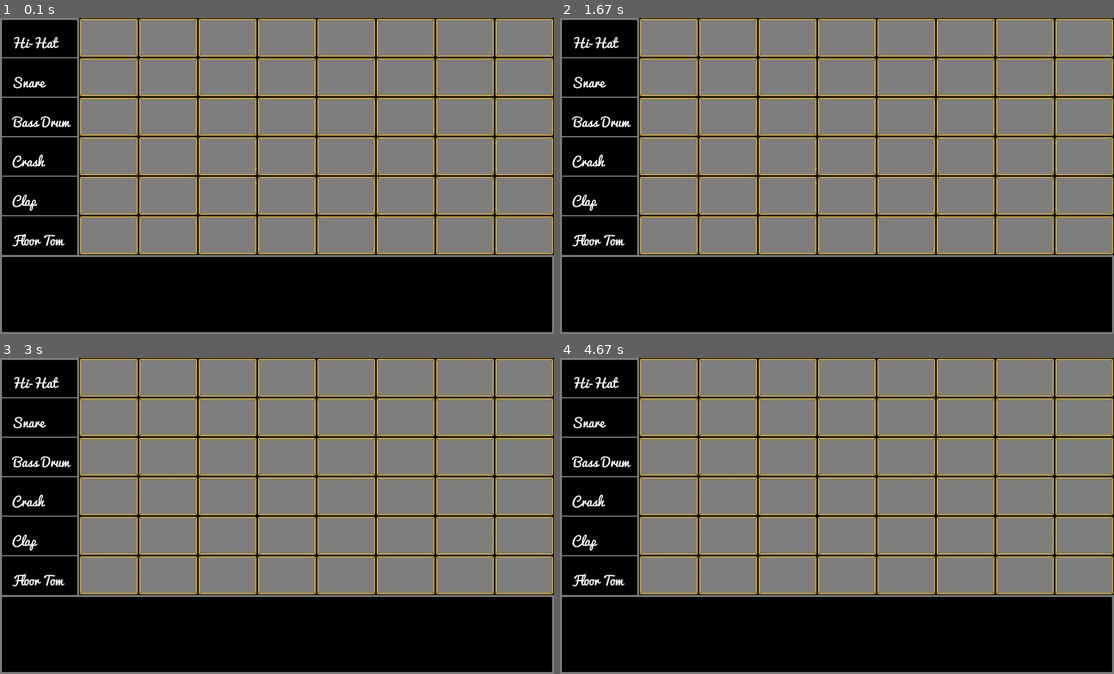
Above: before the commit, frames 1-4 (two rows, left to right).
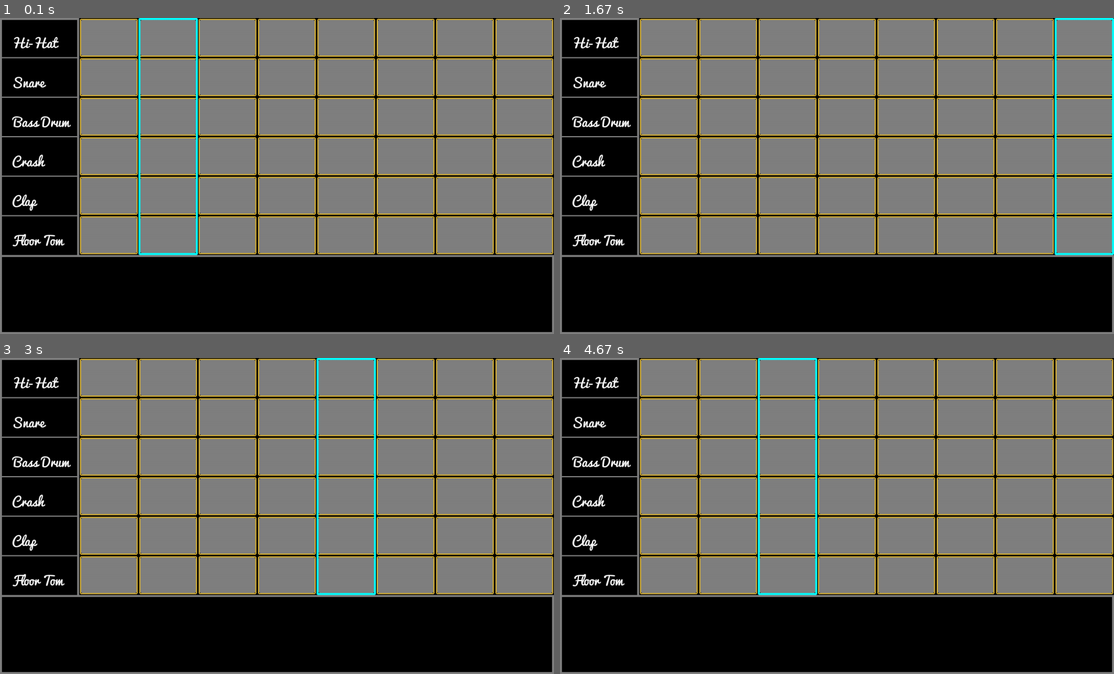
Above: after the commit, the same moments.

Repository: josh-dunaway/pygame-drum-machine
Game: pygame game, started from drum-machine.py
Two runs of this game, one before a commit and one after it. Both use one fixed random seed, a clock stepped at 60 frames per second and the inputs below.
Inputs:
- Up to frame 1 (0.1 s): no input
- Up to frame 2 (1.67 s): no input
- Up to frame 3 (3 s): no input
- Up to frame 4 (4.67 s): no input

The runs differ from the first frame. In frame 1, 0.8% of the frame differs, in the area x 25-36%, y 0-76%; in frame 2, 0.8%; in frame 3, 0.8%, in the area x 57-68%, y 0-76%; in frame 4, 0.8%.

Commit message:
Added moving beat tracker

Diff:
--- a/drum-machine.py
+++ b/drum-machine.py
@@ -10,6 +10,7 @@
 gray = (128, 128, 128)
 green = (0, 255, 0)
 gold = (212, 175, 55)
+blue = (0, 255, 255)
 
 screen = pygame.display.set_mode([WIDTH, HEIGHT])
 pygame.display.set_caption('Drum Machine')
@@ -25,9 +26,10 @@
 playing = True
 active_length = 0
 active_beat = 1
+beat_changed = True
 
 
-def draw_grid(clicked):
+def draw_grid(clicked, beat):
     left_box = pygame.draw.rect(screen, gray, [0, 0, 200, HEIGHT - 195], 5)
     bottom_box = pygame.draw.rect(
         screen, gray, [0, HEIGHT - 200, WIDTH, 200], 5)
@@ -76,7 +78,14 @@
                 2,
                 5)
             boxes.append((rect, (i, j)))
-
+        active = pygame.draw.rect(
+            screen,
+            blue,
+            [beat * ((WIDTH-200)//beats) + 200,
+             0,
+             ((WIDTH-200)//beats), instruments*100],
+             5,
+             3)
     return boxes
 
 
@@ -85,7 +94,7 @@
 while run:
     timer.tick(fps)
     screen.fill(black)
-    boxes = draw_grid(clicked)
+    boxes = draw_grid(clicked, active_beat)
 
     for event in pygame.event.get():
         if event.type == pygame.QUIT:
@@ -108,7 +117,7 @@
                 beat_changed = True
             else:
                 active_beat = 0
-
+                beat_changed = True
 
     pygame.display.flip()
 pygame.quit()
